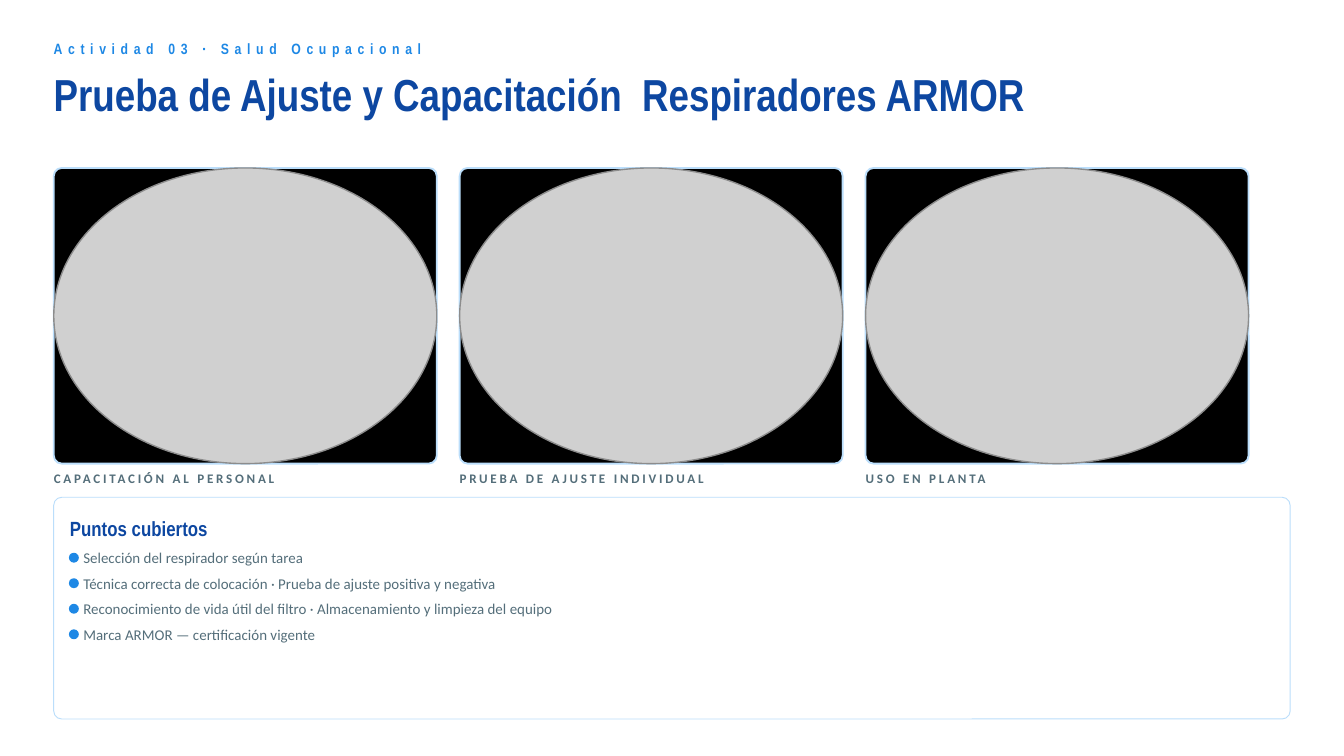
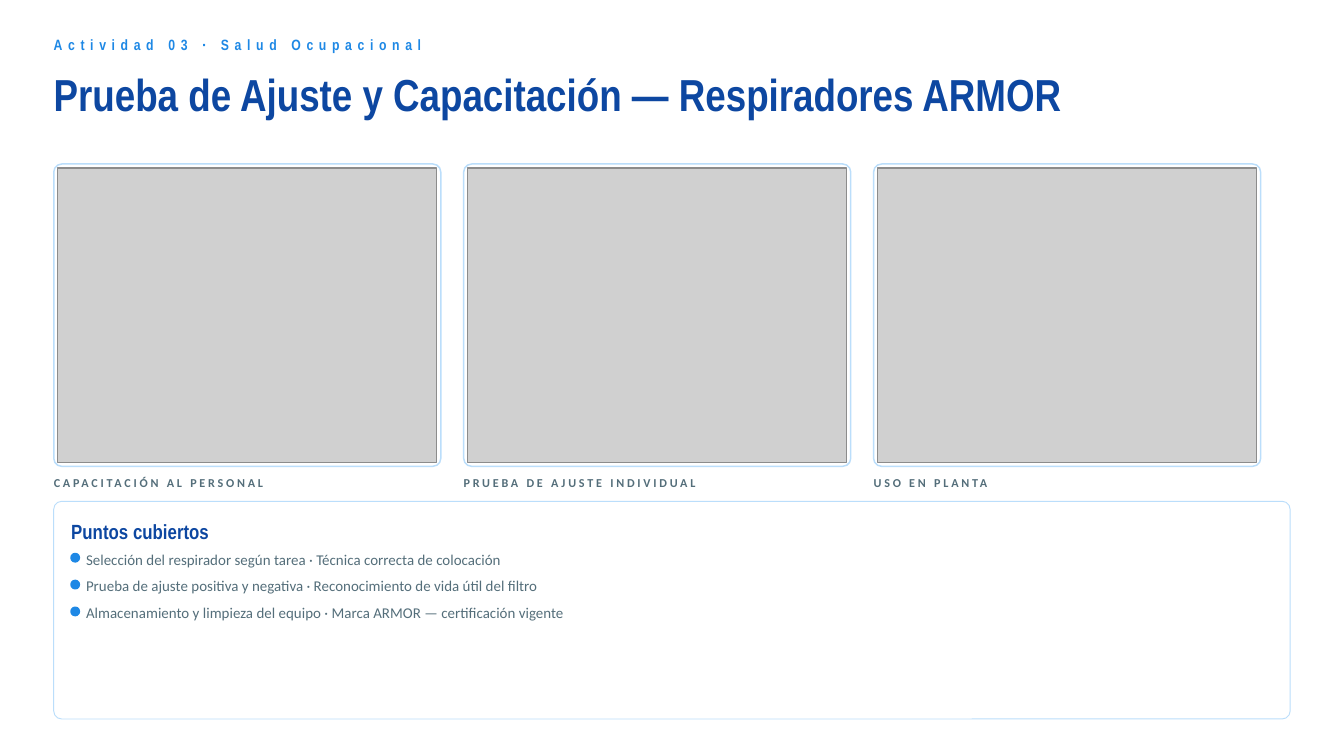
Before and after one commit to adrianchuez2001-png/kewei, a slide deck: slide 5 of Reporte_SST_Semana36.pptx. Drawn at 1344x756 pixels with LibreOffice and Linux fonts; fonts in the diff are those of the drawing; grey boxes stand for pictures. Boxes give left, top, right and bottom in pixels: in the first picture for what was removed or moved away, otherwise in the second. Text is boxed around its words. In the diff, an @@ line names an element or a change of style, - is before the commit and + after.

```diff
--- a/Reporte_SST_Semana36.pptx
+++ b/Reporte_SST_Semana36.pptx
@@ text "Actividad 03 · Salud Ocupacional": place and size @@
-text "Actividad 03 · Salud Ocupacional" at bbox=[54, 43, 421, 57]
+text "Actividad 03 · Salud Ocupacional" at bbox=[54, 39, 421, 53]
@@ text at bbox=[54, 78, 1061, 120]: text changed @@
-Prueba de Ajuste y Capacitación Respiradores ARMOR
+Prueba de Ajuste y Capacitación — Respiradores ARMOR
@@ rounded rectangle: place and size @@
-rounded rectangle at bbox=[54, 168, 437, 464]
+rounded rectangle at bbox=[54, 164, 441, 466]
@@ picture: place and size @@
-picture at bbox=[54, 168, 437, 464]
+picture at bbox=[58, 168, 437, 462]
@@ rounded rectangle: place and size @@
-rounded rectangle at bbox=[460, 168, 843, 464]
+rounded rectangle at bbox=[464, 164, 851, 466]
@@ picture: place and size @@
-picture at bbox=[460, 168, 843, 464]
+picture at bbox=[468, 168, 847, 462]
@@ fill #000000 to #FFFFFF; outline #BBDEFB 1 pt to #BBDEFB 0.8 pt in 3 elements at bbox=[54, 164, 441, 466], bbox=[464, 164, 851, 466], bbox=[874, 164, 1261, 466] @@
@@ rounded rectangle: place and size @@
-rounded rectangle at bbox=[866, 168, 1249, 464]
+rounded rectangle at bbox=[874, 164, 1261, 466]
@@ picture: place and size @@
-picture at bbox=[866, 168, 1249, 464]
+picture at bbox=[878, 168, 1257, 462]
@@ size 7 to 6.5 pt in 3 elements at bbox=[54, 472, 441, 493], bbox=[464, 479, 695, 487], bbox=[874, 472, 1261, 493] @@
@@ text "USO EN PLANTA": place and size @@
-text "USO EN PLANTA" at bbox=[866, 468, 1249, 489]
+text "USO EN PLANTA" at bbox=[874, 472, 1261, 493]
@@ rounded rectangle: place and size @@
-rounded rectangle at bbox=[54, 497, 1290, 719]
+rounded rectangle at bbox=[54, 501, 1290, 719]
@@ rounded rectangle at bbox=[54, 501, 1290, 719]: proportions changed @@
@@ text at bbox=[86, 554, 500, 568]: text changed @@
-Selección del respirador según tarea
+Selección del respirador según tarea · Técnica correcta de colocación
@@ text at bbox=[86, 580, 537, 594]: text changed @@
-Técnica correcta de colocación · Prueba de ajuste positiva y negativa
+Prueba de ajuste positiva y negativa · Reconocimiento de vida útil del filtro
@@ text removed at bbox=[83, 629, 315, 643] @@
-Marca ARMOR — certificación vigente
@@ text at bbox=[86, 607, 564, 621]: text changed @@
-Reconocimiento de vida útil del filtro · Almacenamiento y limpieza del equipo
+Almacenamiento y limpieza del equipo · Marca ARMOR — certificación vigente
@@ ellipse removed at bbox=[70, 630, 78, 638] @@
```
Also in this commit, not shown: 7 other slides changed, 1 other file.
